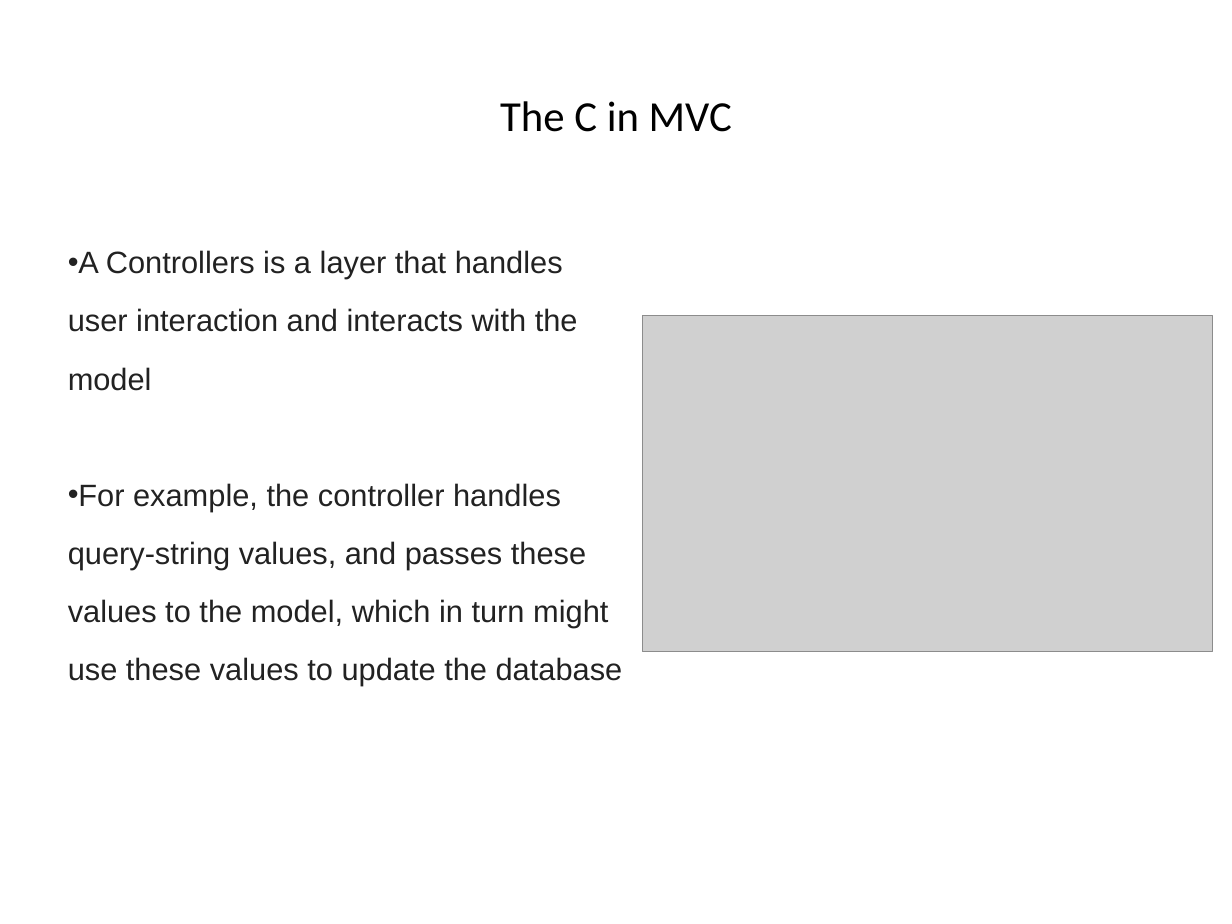
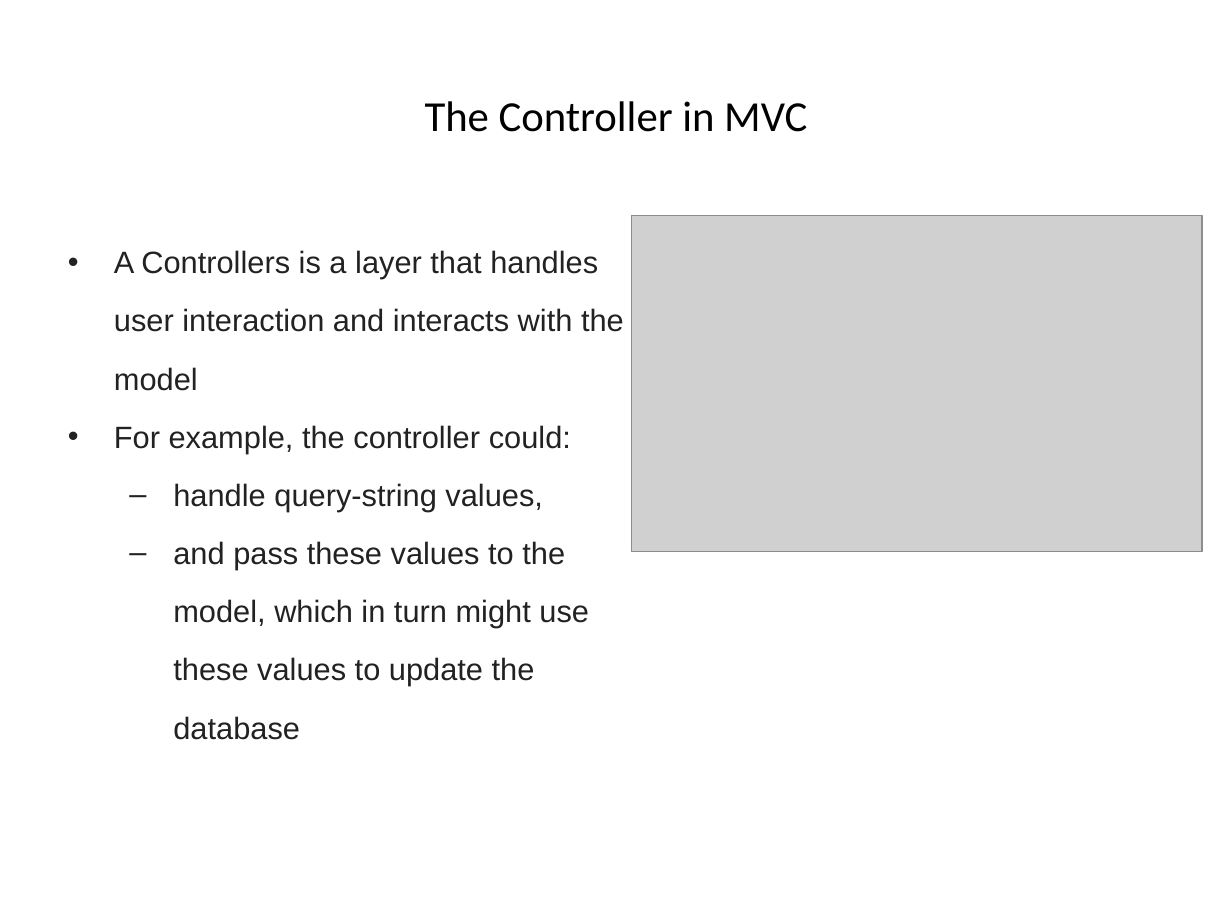
Before and after one commit to hogeschool/Development-5, a slide deck: slide 8 of Lectures/Lecture3/lesson3.pptx (slide 7 before the commit). Drawn at 1232x924 pixels with LibreOffice and Linux fonts; fonts in the diff are those of the drawing; grey boxes stand for pictures. Boxes give left, top, right and bottom in pixels: in the first picture for what was removed or moved away, otherwise in the second. Text is boxed around its words. In the diff, an @@ line names an element or a change of style, - is before the commit and + after.

```diff
--- a/Lectures/Lecture3/lesson3.pptx
+++ b/Lectures/Lecture3/lesson3.pptx
@@ title at (x1=425, y1=101, x2=807, y2=132): text changed @@
-The C in MVC
+The Controller in MVC
@@ picture moved from (x1=642, y1=315, x2=1212, y2=652) to (x1=632, y1=216, x2=1202, y2=552) @@
@@ text at (x1=114, y1=250, x2=624, y2=391): indent changed @@
@@ text at (x1=114, y1=425, x2=589, y2=740): text changed @@
-• For example, the controller handles query-string values, and passes these values to the model, which in turn might use these values to update the database
+• For example, the controller could:
+  – handle query-string values,
+  – and pass these values to the model, which in turn might use these values to update the database
```
Also in this commit, not shown: 8 other slides changed, 8 slides added, 2 other files.
